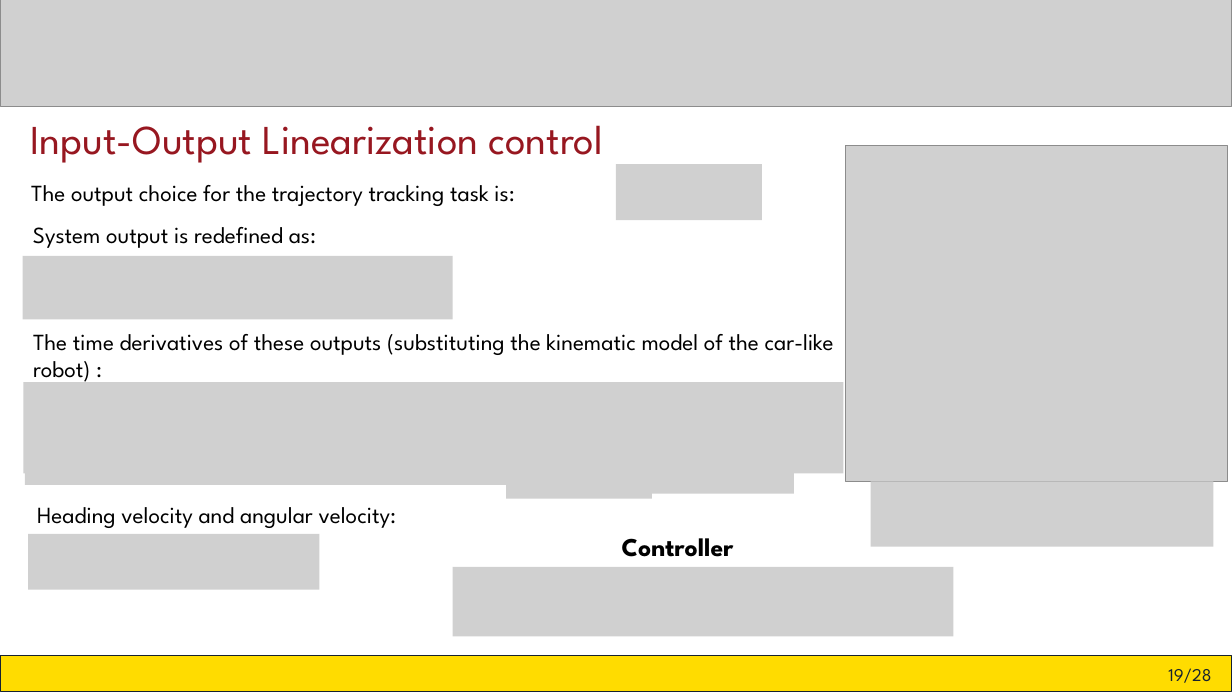
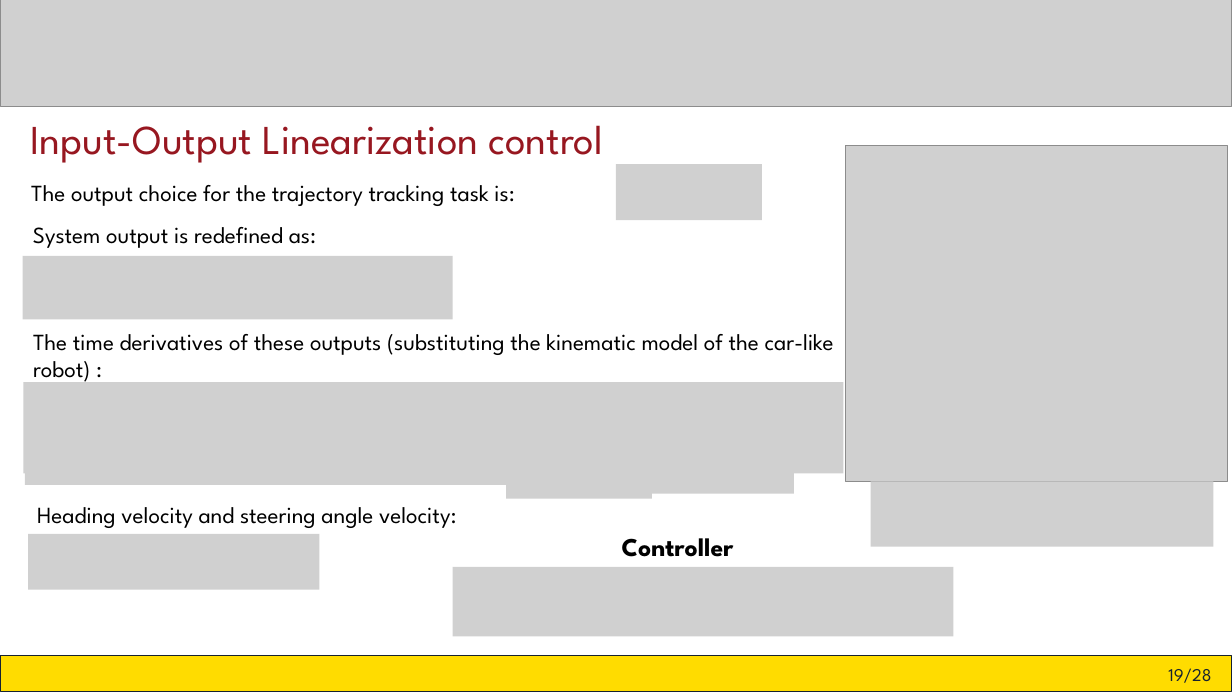
Before and after one commit to PaoloMaisto/FSR_Project_2024, a slide deck: slide 19 of PROJECT FSR.pptx. Drawn at 1232x693 pixels with LibreOffice and Linux fonts; fonts in the diff are those of the drawing; grey boxes stand for pictures. Boxes give left, top, right and bottom in pixels: in the first picture for what was removed or moved away, otherwise in the second. Text is boxed around its words. In the diff, an @@ line names an element or a change of style, - is before the commit and + after.

```diff
--- a/PROJECT FSR.pptx
+++ b/PROJECT FSR.pptx
@@ text at [37, 507, 456, 528]: text changed @@
-Heading velocity and angular velocity:
+Heading velocity and steering angle velocity:
```
Also in this commit, not shown: 4 other slides changed, 1 other file.
